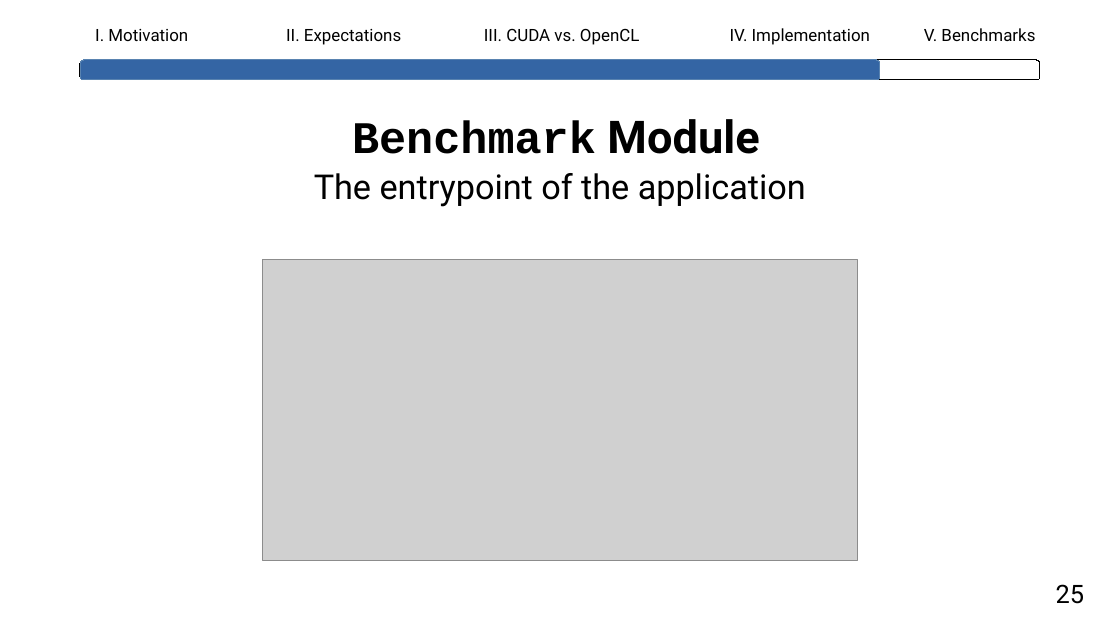
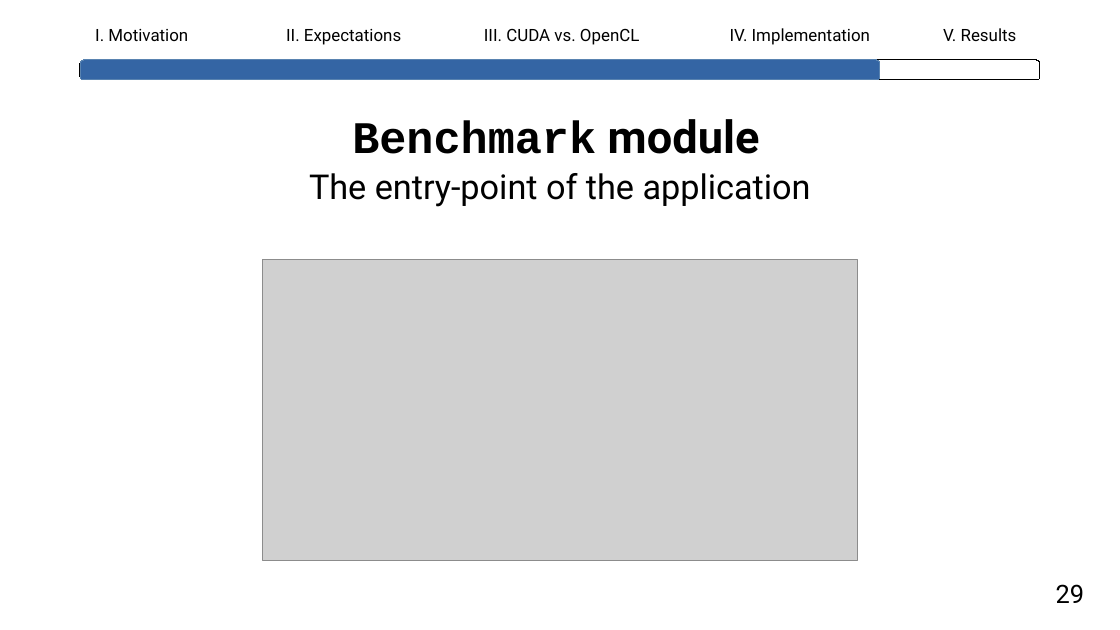
Before and after one commit to lhahner/opti-perf, a slide deck: slide 31 of docs/presentation/final-presentation.odp (slide 29 before the commit). Drawn at 1120x630 pixels with LibreOffice and Linux fonts; fonts in the diff are those of the drawing; grey boxes stand for pictures. Boxes give left, top, right and bottom in pixels: in the first picture for what was removed or moved away, otherwise in the second. Text is boxed around its words. In the diff, an @@ line names an element or a change of style, - is before the commit and + after.

```diff
--- a/docs/presentation/final-presentation.odp
+++ b/docs/presentation/final-presentation.odp
@@ text at (943,28,1017,41): text changed @@
-V. Benchmarks
+V. Results
@@ title at (352,119,760,154): text changed @@
-Benchmark Module
+Benchmark module
@@ text at (309,173,811,207): text changed @@
-The entrypoint of the application
+The entry-point of the application
@@ text at (1056,584,1085,603): text changed @@
-25
+29
```
Also in this commit, not shown: 36 other slides changed, 3 slides added, 1 slide removed.
